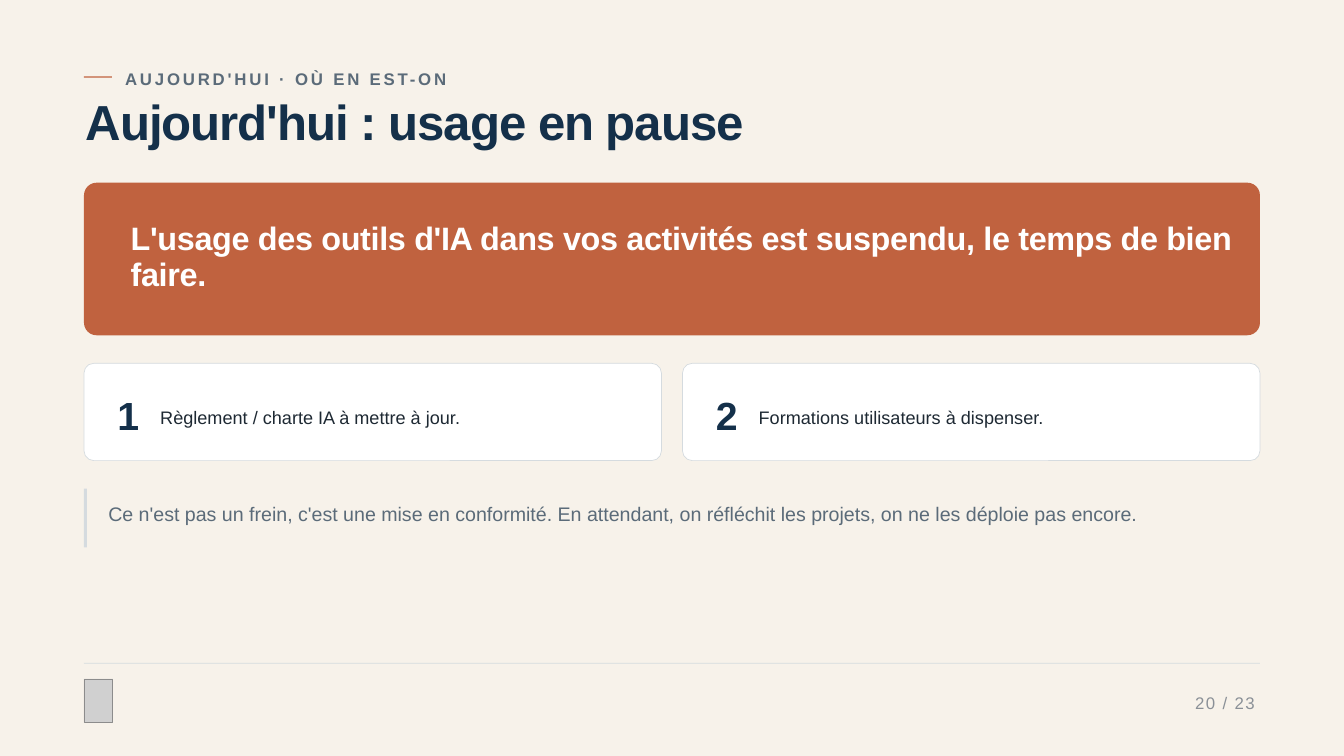
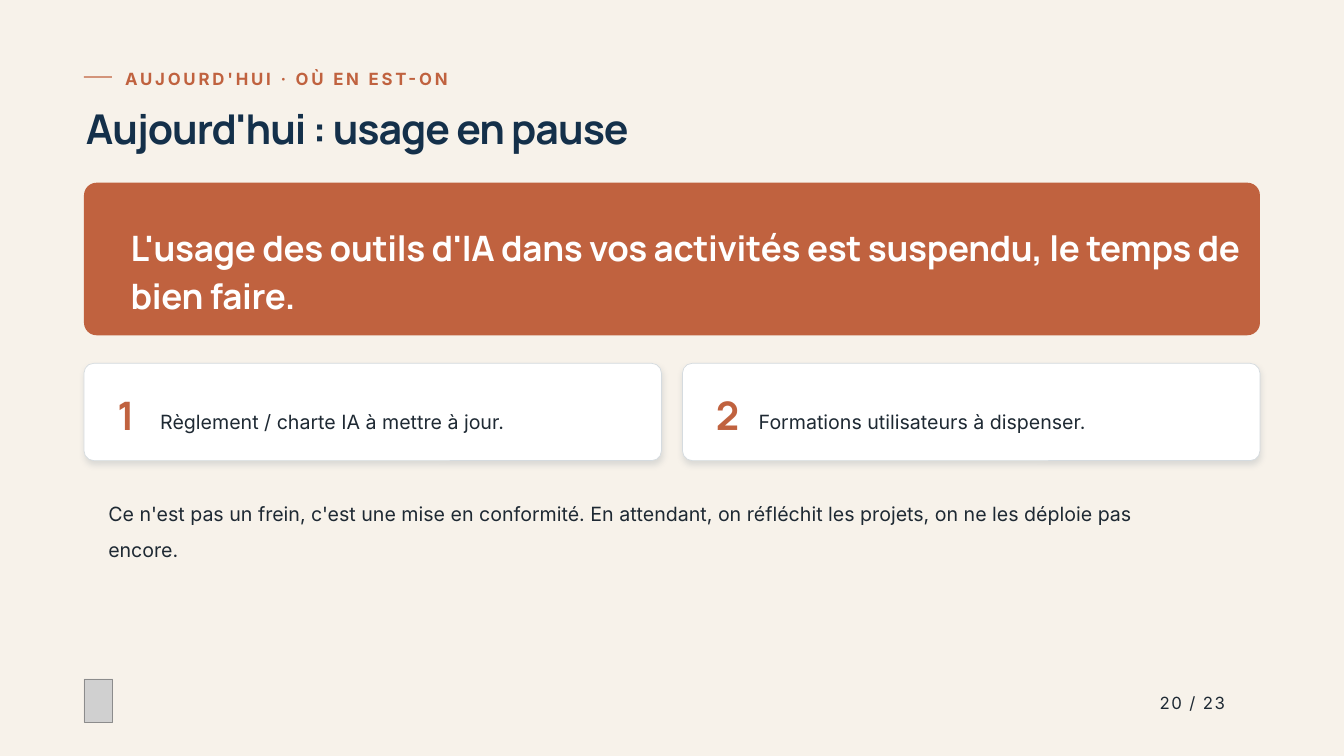
Before and after one commit to IsomereFR/Divers, a slide deck: slide 20 of Demande_de_prompt_formation_IA_2.pptx. Drawn at 1344x756 pixels with LibreOffice and Linux fonts; fonts in the diff are those of the drawing; grey boxes stand for pictures. Boxes give left, top, right and bottom in pixels: in the first picture for what was removed or moved away, otherwise in the second. Text is boxed around its words. In the diff, an @@ line names an element or a change of style, - is before the commit and + after.

```diff
--- a/Demande_de_prompt_formation_IA_2.pptx
+++ b/Demande_de_prompt_formation_IA_2.pptx
@@ text "AUJOURD'HUI · OÙ EN EST-ON" at [123,67,476,89]: font Arial to Inter, text colour #5B6B79 to #C0623F @@
@@ text "Aujourd'hui : usage en pause" at [86,114,628,155]: size 52.7 to 44 pt, font Arial to Manrope; line spacing 0.84 to 1.04 @@
@@ text "L'usage des outils d'IA dans ..." at [131,233,1240,310]: size 34.7 to 37.5 pt, font Arial to Manrope; line spacing 0.94 to 1.14 @@
@@ rounded rectangle at [84,364,661,461]: shadow on @@
@@ text "1" at [117,401,134,430]: font Arial to Manrope, text colour #14304A to #C0623F @@
@@ rounded rectangle at [683,364,1260,461]: shadow on @@
@@ text "2" at [716,401,739,430]: font Arial to Manrope, text colour #14304A to #C0623F @@
@@ text "Règlement / charte IA à ..." at [160,414,504,434]: size 19.4 to 21 pt, font Arial to Inter; line spacing 1.3 to 1.4 @@
@@ text "Formations utilisateurs à dispenser." at [759,414,1086,433]: size 19.4 to 21 pt, font Arial to Inter; line spacing 1.3 to 1.4 @@
@@ rectangle removed at [84,489,87,548] @@
@@ text "Ce n'est pas un frein, ..." at [108,506,1131,558]: font Arial to Inter, text colour #5B6B79 to #1E2933 @@
@@ rectangle removed at [84,663,1260,663] @@
@@ text "20 / 23": place and size @@
-text "20 / 23" at [1195,697,1255,709]
+text "20 / 23" at [1160,696,1225,709]
@@ text "20 / 23" at [1160,696,1225,709]: font Arial to Inter, text colour #8A9097 to #1E2933 @@
```
Also in this commit, not shown: 22 other slides changed.
